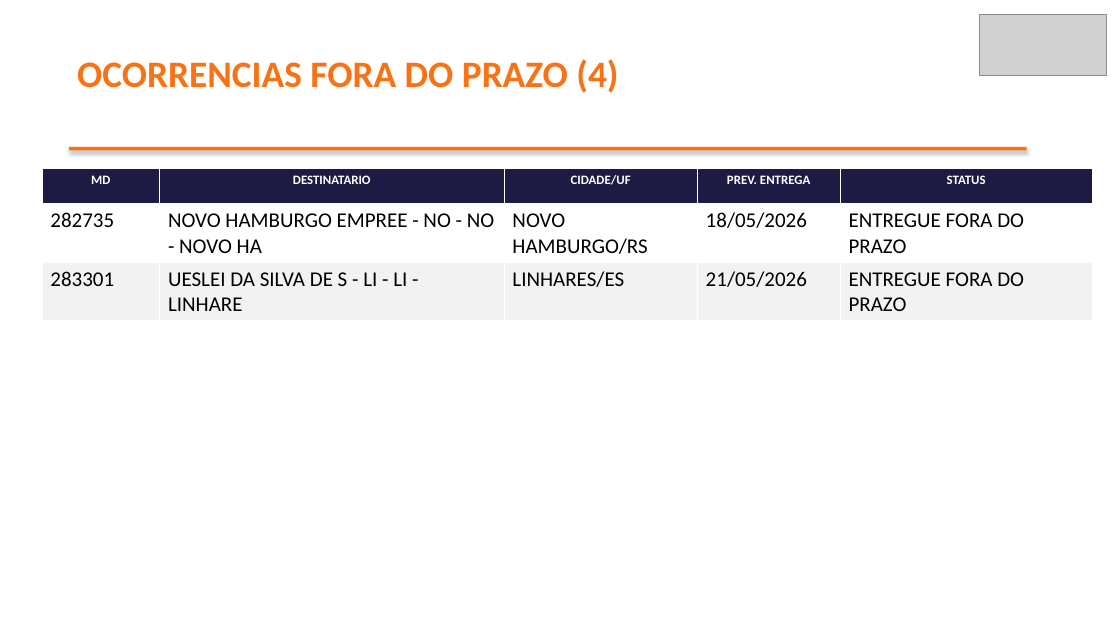
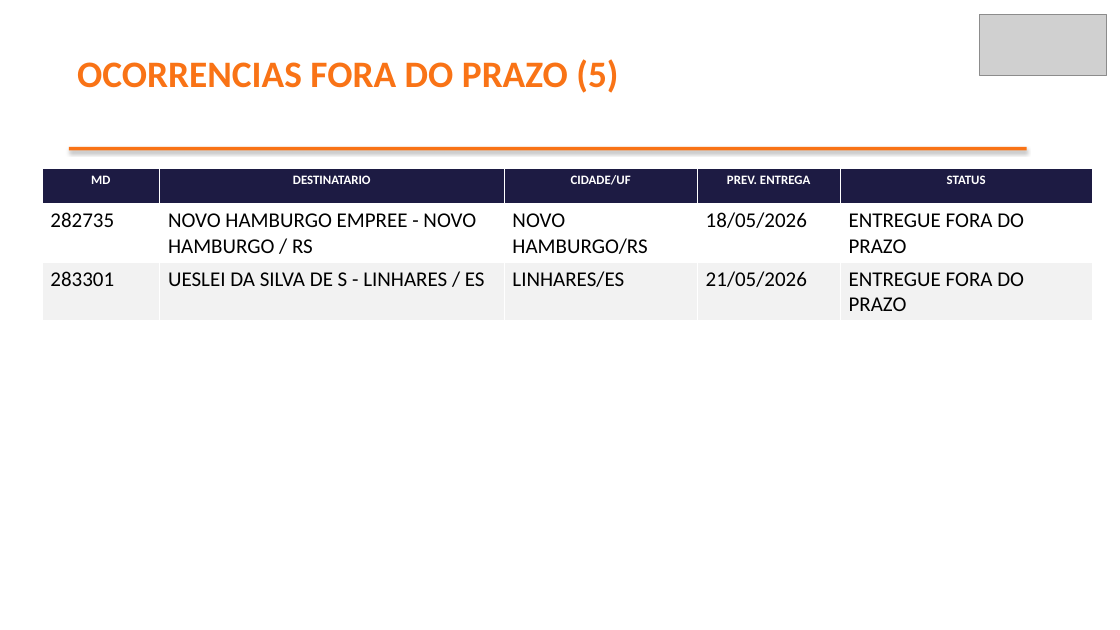
Before and after one commit to brendaelicia-sketch/PortoEX, a slide deck: slide 4 of pptx/maio_2026/CORAX_INDUSTRIA_COMERCIO_E_SE.pptx. Drawn at 1120x630 pixels with LibreOffice and Linux fonts; fonts in the diff are those of the drawing; grey boxes stand for pictures. Boxes give left, top, right and bottom in pixels: in the first picture for what was removed or moved away, otherwise in the second. Text is boxed around its words. In the diff, an @@ line names an element or a change of style, - is before the commit and + after.

```diff
--- a/pptx/maio_2026/CORAX_INDUSTRIA_COMERCIO_E_SE.pptx
+++ b/pptx/maio_2026/CORAX_INDUSTRIA_COMERCIO_E_SE.pptx
@@ text at <box>77,59,618,93</box>: text changed @@
-OCORRENCIAS FORA DO PRAZO (4)
+OCORRENCIAS FORA DO PRAZO (5)
@@ table at <box>42,168,1092,315</box> @@
-row 2, column 2: NOVO HAMBURGO EMPREE - NO - NO - NOVO HA
+row 2, column 2: NOVO HAMBURGO EMPREE - NOVO HAMBURGO / RS
-row 3, column 2: UESLEI DA SILVA DE S - LI - LI - LINHARE
+row 3, column 2: UESLEI DA SILVA DE S - LINHARES / ES
```
Also in this commit, not shown: 4 other slides changed, 1 slide added, 1 slide removed.
